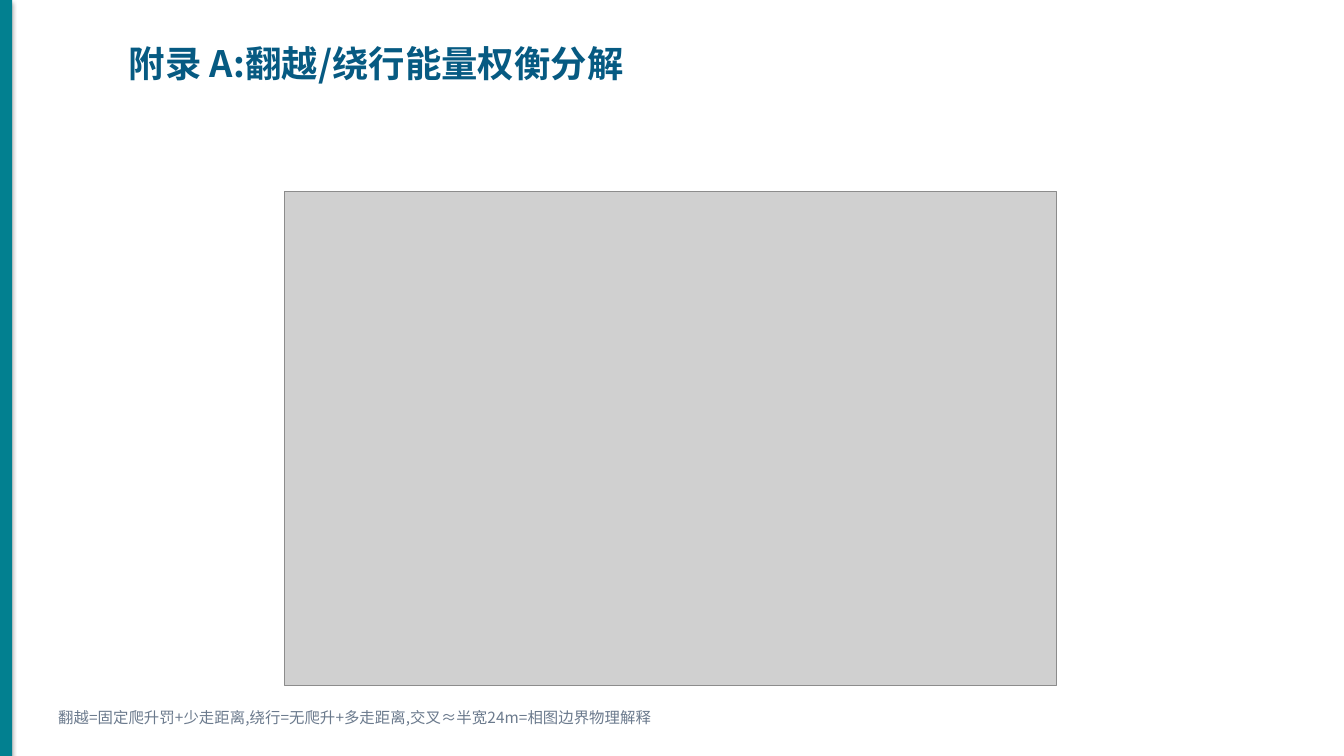
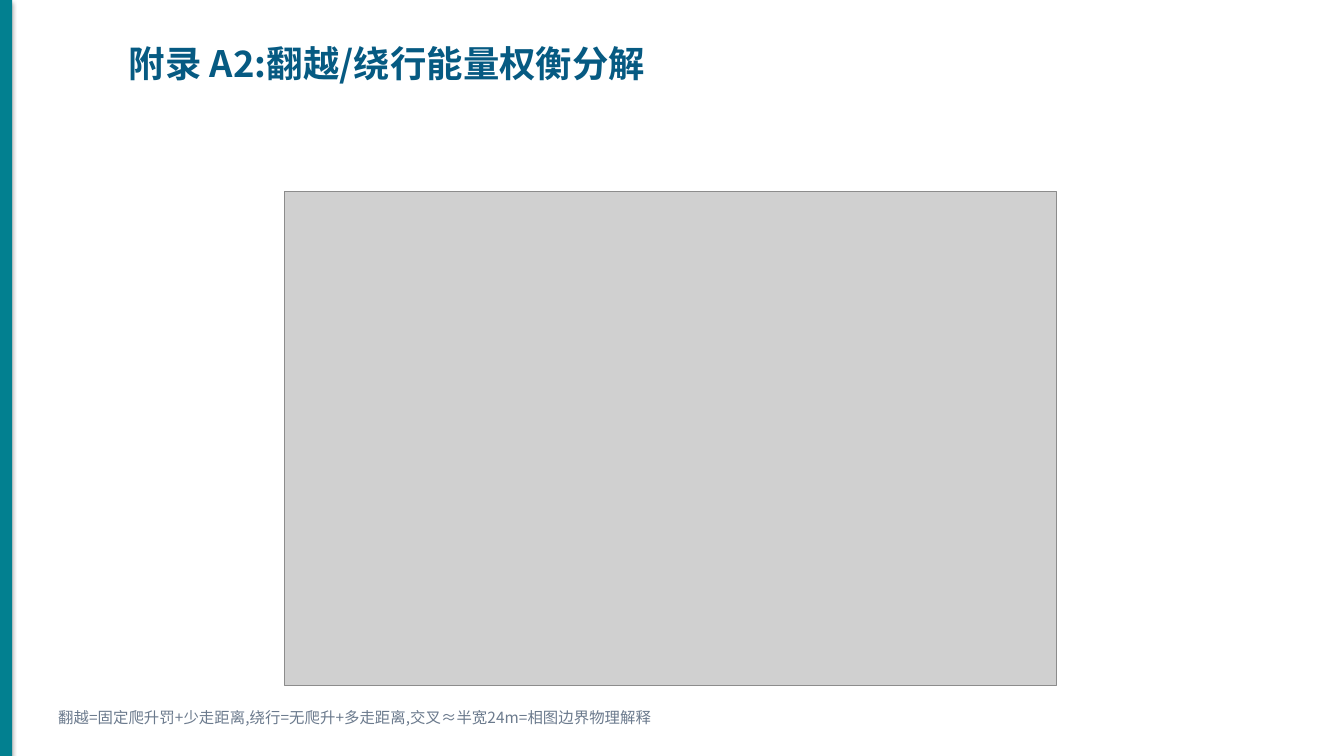
Before and after one commit to wbz0429/PathPlanningwithEnergy, a slide deck: slide 19 of autoresearch/energy_m100/experiments/midterm_defense.pptx (slide 18 before the commit). Drawn at 1344x756 pixels with LibreOffice and Linux fonts; fonts in the diff are those of the drawing; grey boxes stand for pictures. Boxes give left, top, right and bottom in pixels: in the first picture for what was removed or moved away, otherwise in the second. Text is boxed around its words. In the diff, an @@ line names an element or a change of style, - is before the commit and + after.

```diff
--- a/autoresearch/energy_m100/experiments/midterm_defense.pptx
+++ b/autoresearch/energy_m100/experiments/midterm_defense.pptx
@@ text at (x1=129, y1=46, x2=645, y2=84): text changed @@
-附录 A:翻越/绕行能量权衡分解
+附录 A2:翻越/绕行能量权衡分解
```
Also in this commit, not shown: 1 slide added, 12 other files.
